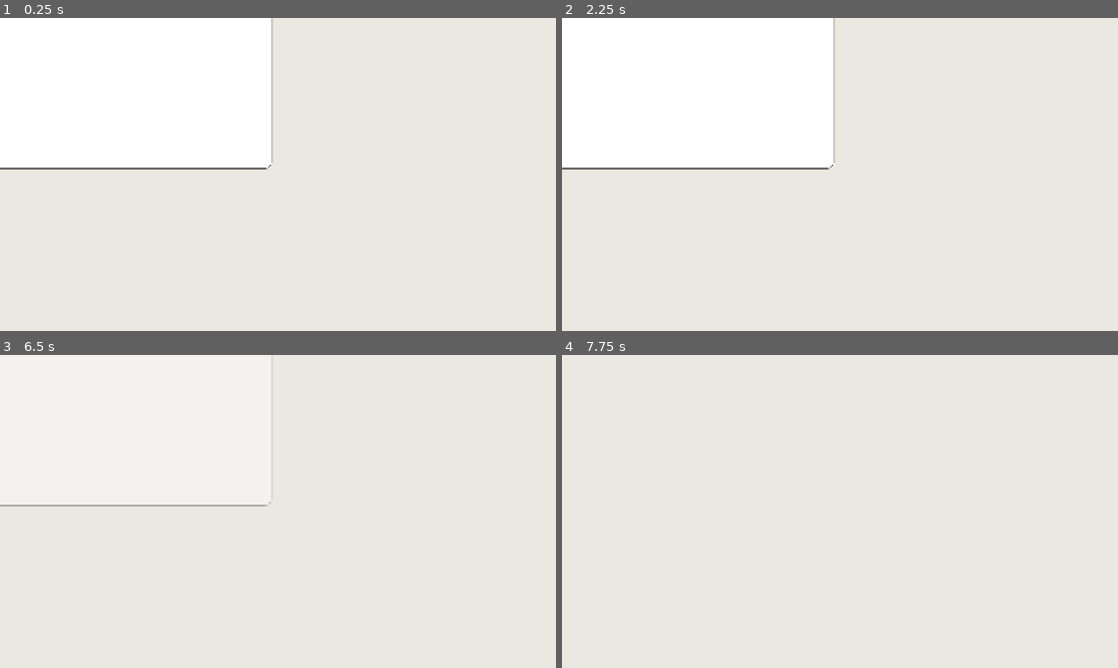
Above: before the commit, frames 1-4 (two rows, left to right).
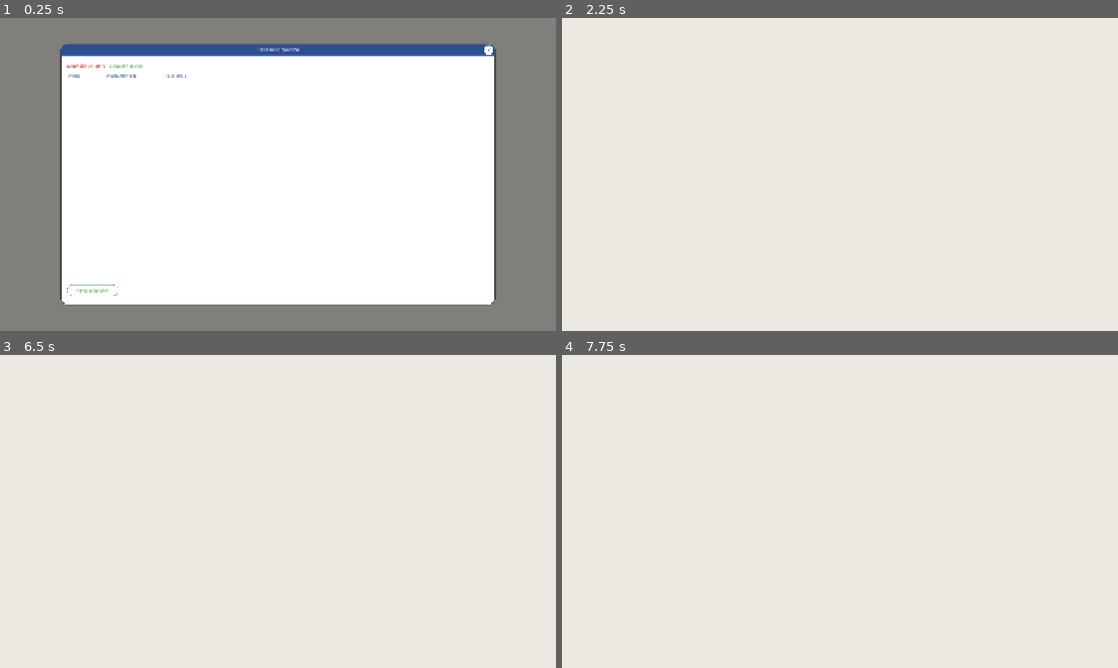
Above: after the commit, the same moments.

Repository: Esca69/project-manager-sim
Game: Godot game, scene res://Scenes/MainTest.tscn
Same seed, same stepped clock (60 frames per second), same inputs: the game is played once before the commit and once after it. This scene is started directly instead of the project's main scene. Sound files missing from this copy of the repository are replaced by a short silence.
Inputs (mouse positions are in pixels of both pictures, inside the frame that each line leads up to):
- Up to frame 1 (0.25 s): no input
- Up to frame 2 (2.25 s): click (656, 290) at 0.5 s, where only the run after the commit has a clickable "Начать проект"; click (656, 290) at 1.25 s, where only the run after the commit has a clickable "Начать проект"; click (1051, 49) at 2 s, where only the run after the commit has a clickable "X"
- Up to frame 3 (6.5 s): tap Enter at 2.75, 4.25, 5.75 s; move the mouse to (250, 574) at 2.77 s; hold Up (ui_up) 2.78-4.28 s; tap E (interact) at 2.85 s; click (250, 574) at 2.92 s; tap Space at 3.5, 5 s; move the mouse to (444, 558) at 3.52 s; tap Q (motivate) at 3.6 s; click (444, 558) at 3.67 s; move the mouse to (111, 464) at 4.27 s; hold Left (ui_left) 4.28-5.78 s; tap R (no_toilet) at 4.35 s; click (111, 464) at 4.42 s; move the mouse to (305, 511) at 5.02 s; tap 4 (speed_10x) at 5.1 s; click (305, 511) at 5.17 s; move the mouse to (194, 433) at 5.77 s; hold Down (ui_down) from 5.78 s (still down); hold 1 (speed_1x) from 5.78 s (still down); click (194, 433) at 5.92 s; tap Escape (ui_cancel) at 6.4 s
- Up to frame 4 (7.75 s): move the mouse to (962, 495) at 6.52 s; release Down (ui_down) at 6.53 s; release 1 (speed_1x) at 6.53 s; hold Right (ui_right) 6.53-7.28 s; tap 2 (speed_2x) at 6.6 s; click (962, 495) at 6.67 s; tap Space at 7.25 s; move the mouse to (728, 527) at 7.27 s; hold Up (ui_up) from 7.28 s (still down); hold 3 (speed_5x) from 7.28 s (still down); click (728, 527) at 7.42 s

The runs differ from the first frame. In frame 1, 87% of the frame differs, in the area x 0-100%, y 0-100%; in frame 2, 24%; in frame 3, 0.3%; in frame 4, nothing differs.
Error in both runs: Invalid call to function 'setup' in base 'Control (project_window.gd)'. Expected 2 argument(s). (res://Scenes/MainTest.tscn::GDScript_fae42:11)

Commit message:
fix: make project_window fullscreen with centered 1500x900 content and dark overlay
- project_window.tscn: change Background and MainLayout anchors from
  FULL_RECT to CENTER (±750/±450) so they stay 1500×900 when the root
  Control is stretched to fill the viewport
- project_window.gd: add z_index=90, mouse_filter=IGNORE,
  _force_fullscreen_size() and overlay as child at index 0 (same
  pattern as project_list_menu.gd); remove old _create_overlay() /
  _notification() parent-based approach

Co-authored-by: Esca69 <259692183+Esca69@users.noreply.github.com>

Diff:
--- a/Scenes/project_window.tscn
+++ b/Scenes/project_window.tscn
@@ -61,9 +61,15 @@
 
 [node name="Background" type="Panel" parent="."]
 layout_mode = 1
-anchors_preset = 15
-anchor_right = 1.0
-anchor_bottom = 1.0
+anchors_preset = 8
+anchor_left = 0.5
+anchor_top = 0.5
+anchor_right = 0.5
+anchor_bottom = 0.5
+offset_left = -750.0
+offset_top = -450.0
+offset_right = 750.0
+offset_bottom = 450.0
 grow_horizontal = 2
 grow_vertical = 2
 theme_override_styles/panel = SubResource("StyleBoxFlat_ib778")
@@ -80,9 +86,15 @@
 
 [node name="MainLayout" type="VBoxContainer" parent="."]
 layout_mode = 1
-anchors_preset = 15
-anchor_right = 1.0
-anchor_bottom = 1.0
+anchors_preset = 8
+anchor_left = 0.5
+anchor_top = 0.5
+anchor_right = 0.5
+anchor_bottom = 0.5
+offset_left = -750.0
+offset_top = -450.0
+offset_right = 750.0
+offset_bottom = 450.0
 grow_horizontal = 2
 grow_vertical = 2
 pivot_offset = Vector2(-100, -100)
--- a/Scripts/project_window.gd
+++ b/Scripts/project_window.gd
@@ -100,12 +100,25 @@
 
     _update_budget_display()
 
+func _force_fullscreen_size():
+    var vp_size = get_viewport().get_visible_rect().size
+    position = Vector2.ZERO
+    size = vp_size
+
 func _ready():
     process_mode = Node.PROCESS_MODE_ALWAYS
+    z_index = 90
+    mouse_filter = Control.MOUSE_FILTER_IGNORE
+    _force_fullscreen_size()
     timeline_header.clip_children = CanvasItem.CLIP_CHILDREN_AND_DRAW
 
-    # === Overlay: вставляем в РОДИТЕЛЯ, ПОД project_window ===
-    call_deferred("_create_overlay")
+    # === Overlay: дочерний элемент, позади MainLayout ===
+    _bg_overlay = ColorRect.new()
+    _bg_overlay.color = Color(0, 0, 0, 0.45)
+    _bg_overlay.set_anchors_preset(Control.PRESET_FULL_RECT)
+    _bg_overlay.mouse_filter = Control.MOUSE_FILTER_STOP
+    add_child(_bg_overlay)
+    move_child(_bg_overlay, 0)
 
     # === ИСПРАВЛЕНИЕ: Переводим хардкодные заголовки столбцов ===
     var col_role = $MainLayout/ContentWrapper/Body/TableHeader/Label
@@ -353,35 +366,6 @@
         _crunch_tooltip_ref[0].queue_free()
         _crunch_tooltip_ref[0] = null
 
-# === Создаём overlay в РОДИТЕЛЕ (HUD), прямо перед нами ===
-func _create_overlay():
-    var parent = get_parent()
-    if not parent:
-        return
-
-    _bg_overlay = ColorRect.new()
-    _bg_overlay.name = "ProjectWindowOverlay"
-    _bg_overlay.color = Color(0, 0, 0, 0.45)
-    _bg_overlay.mouse_filter = Control.MOUSE_FILTER_STOP
-    _bg_overlay.visible = false
-
-    # Добавляем в родителя
-    parent.add_child(_bg_overlay)
-
-    # Растягиваем на весь экран
-    if _bg_overlay is Control:
-        _bg_overlay.set_anchors_preset(Control.PRESET_FULL_RECT)
-
-    # Ставим прямо перед project_window, чтобы был ПОД нами
-    var my_index = get_index()
-    parent.move_child(_bg_overlay, my_index)
-
-# === Показ/скрытие overlay вместе с окном ===
-func _notification(what):
-    if what == NOTIFICATION_VISIBILITY_CHANGED:
-        if _bg_overlay:
-            _bg_overlay.visible = visible
-
 # === Закрытие окна (кнопка X + ESC) ===
 func close():
     # === CRUNCH TIME: Убираем тултип при закрытии окна ===
@@ -390,8 +374,6 @@
         UITheme.fade_out(self, 0.15)
     else:
         visible = false
-    if _bg_overlay:
-        _bg_overlay.visible = false
     emit_signal("closed")
 
 # === Обработка ESC ===
